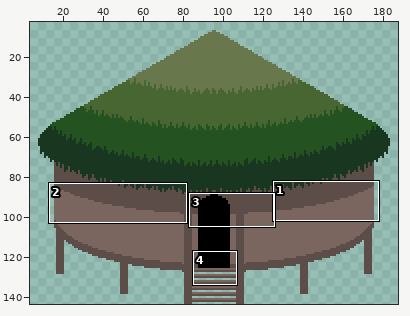
A sprite sheet gets an edit: Assets/Art/Environment/Beach/Huts/HugeBeachHut.png. The picture above shows the old version from afar; the outline marks the close-up.
Close-up. First the earlier version:
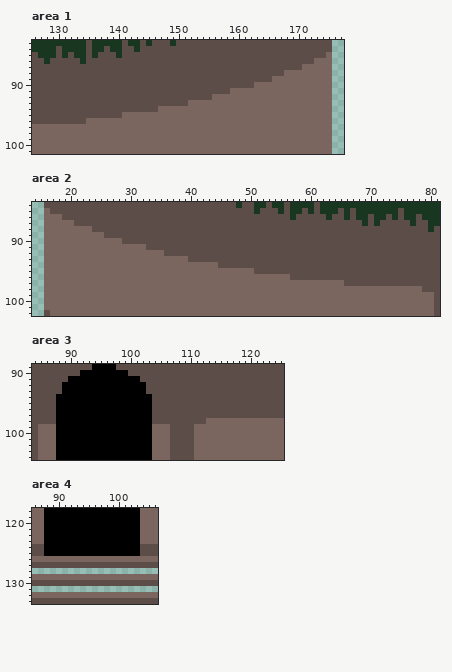
The file is 192x144 pixels. Shown: area 1: x 126..177, y 83..101; area 2: x 14..81, y 84..102; area 3: x 84..125, y 89..104; area 4: x 86..106, y 118..133. The wide view leaves out empty margins.
After:
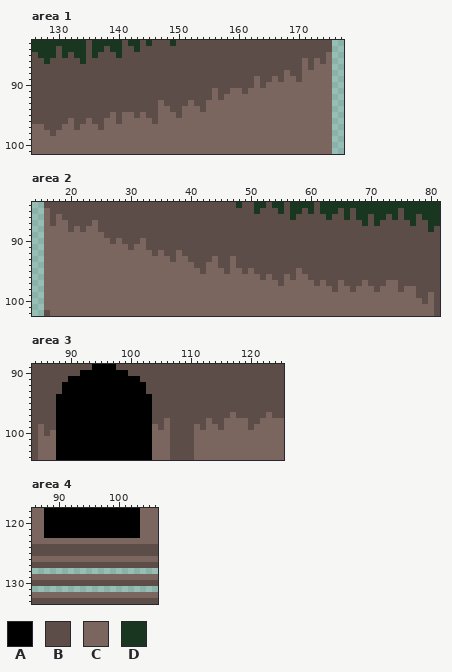
Palette (. is transparent): A #000000  B #5c4d48  C #7a665f  D #193621
Change:
Changed rows in their new state; - is an unchanged pixel.
Area 1:
first column x 128:
 86 -------------------------------------------C--B
 87 --------------------------------------------B--
 88 -----------------------------------------BB----
 89 -----------------------------------C---B--B----
 90 ------------------------------------B----------
 91 ----------------------------C----B-------------
 92 -----------------------------B-----------------
 93 -------------------C-----BB--------------------
 94 ---------------------BB---B--------------------
 95 -----------C---B-BB---B------------------------
 96 ----C---BB--B-----B----------------------------
 97 BBB--B---B-------------------------------------
 98 -B---------------------------------------------
Area 2:
first column x 17:
 86 B--------------------------------------------------------------
 87 B--B---C-------------------------------------------------------
 88 ---B-B-C-------------------------------------------------------
 90 ----------B----C-----------------------------------------------
 91 -------------B-------------------------------------------------
 92 -----------------B---C-----------------------------------------
 93 --------------------B------C--C--------------------------------
 94 ------------------------BB----C--------------------------------
 95 -------------------------B---B--B--------C---------------------
 96 -----------------------------------B-BB--CC--------------------
 97 --------------------------------------B-----B-BB----C---CC-----
 98 -----------------------------------------------B--B---B---B--B-
 99 -------------------------------------------------------------BB
100 --------------------------------------------------------------B
Area 3:
first column x 86:
 97 -------------------------------C-----C
 98 --------------------C-------BB----BB--
 99 BB-----------------B------B--B----B---
100 B-------------------------------------
Area 4:
first column x 88:
123 CCCCCCCCCCCCCCCC
124 BBBBBBBBBBBBBBBB
125 BBBBBBBBBBBBBBBB
Changed places in both close-ups, as pixel boxes (x1, y1, x2, y2):
changed: (44, 58, 326, 136)
changed: (50, 214, 428, 304)
changed: (200, 412, 272, 430)
changed: (158, 418, 170, 430)
changed: (44, 424, 56, 436)
changed: (44, 538, 140, 556)
